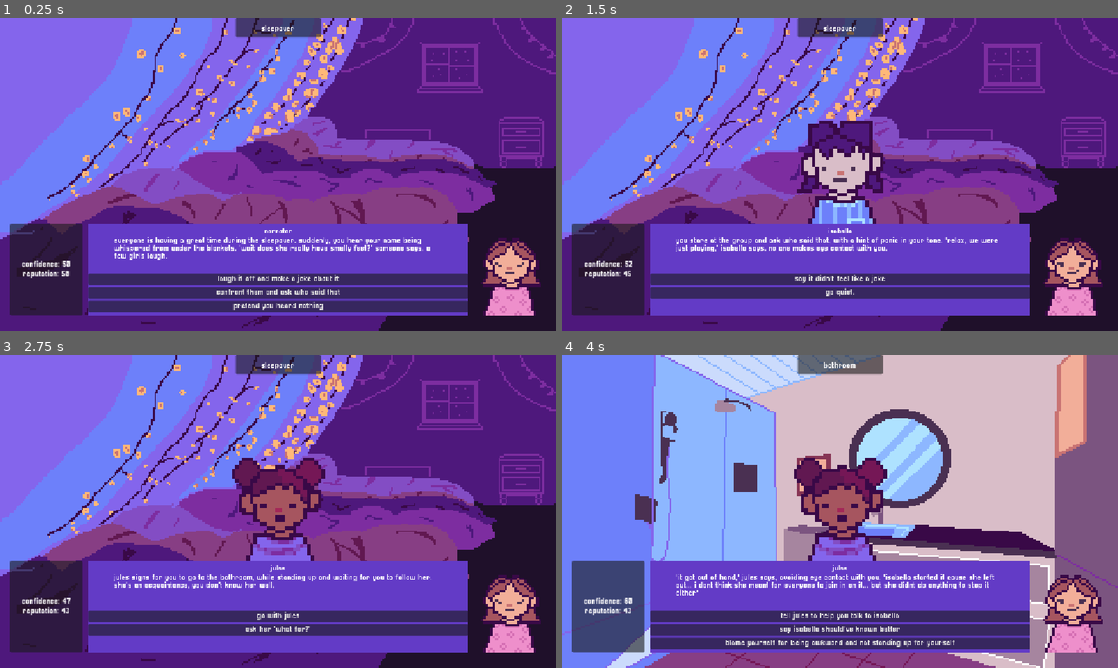
Above: before the commit, frames 1-4 (two rows, left to right).
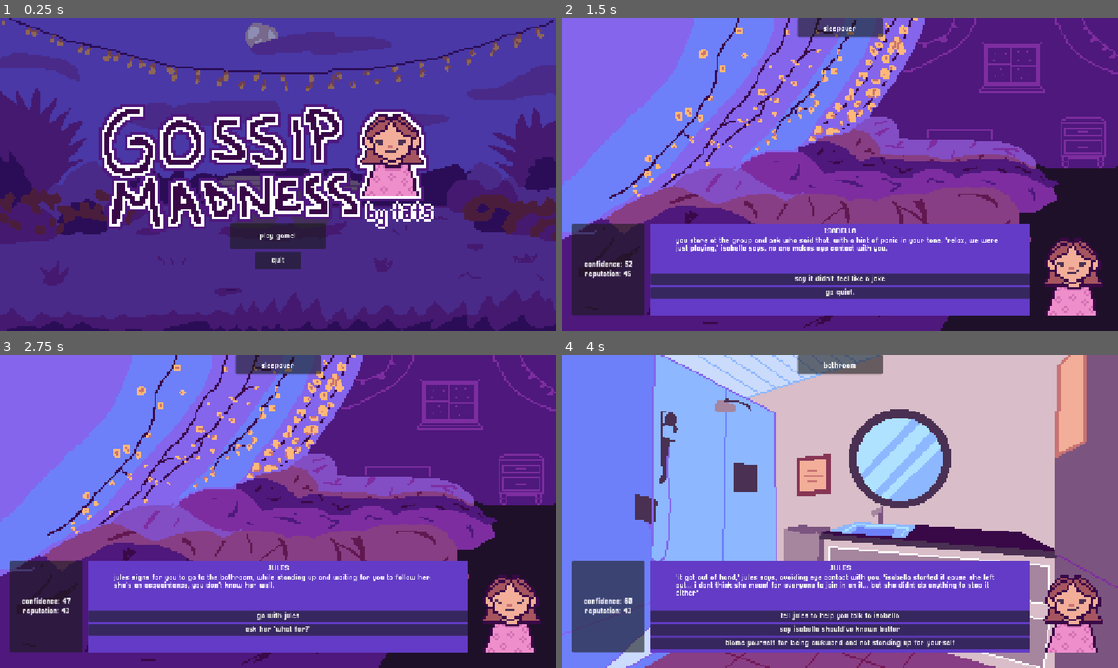
Above: after the commit, the same moments.

Repository: itsbeesfan/gossip-madness
Game: Godot game, scene res://scenes/start.tscn
Two runs of this game, one before a commit and one after it. Both use one fixed random seed, a clock stepped at 60 frames per second and the inputs below. Before the commit the project starts from res://scenes/main.tscn.
Inputs (mouse positions are in pixels of both pictures, inside the frame that each line leads up to):
- Up to frame 1 (0.25 s): no input
- Up to frame 2 (1.5 s): click (840, 237) at 0.5 s, where only the run after the commit has a clickable "play game!"; click "confront them and ask who sai…" at 1.25 s
- Up to frame 3 (2.75 s): click "go quiet." at 2 s
- Up to frame 4 (4 s): click "go with jules" at 2.75 s; click "breathe in and steady yourself" at 3.5 s

The runs differ from the first frame. In frame 1, 92% of the frame differs, in the area x 0-100%, y 0-100%; in frame 2, 3.9%; in frame 3, 3.8%; in frame 4, 3.8%.

Commit message:
final game!

Diff:
--- a/gossip-madness/project.godot
+++ b/gossip-madness/project.godot
@@ -11,7 +11,7 @@
 [application]
 
 config/name="gossip-madness"
-run/main_scene="uid://la7gniwu0lwq"
+run/main_scene="uid://ctmbtjflbjmdj"
 config/features=PackedStringArray("4.5", "GL Compatibility")
 config/icon="res://icon.svg"
 
--- a/gossip-madness/scenes/main.tscn
+++ b/gossip-madness/scenes/main.tscn
@@ -1,8 +1,10 @@
-[gd_scene load_steps=7 format=3 uid="uid://la7gniwu0lwq"]
+[gd_scene load_steps=9 format=3 uid="uid://la7gniwu0lwq"]
 
 [ext_resource type="Script" uid="uid://lof8ga5e65bt" path="res://scripts/main.gd" id="1_o5qli"]
 [ext_resource type="FontFile" uid="uid://n0226bui3e0k" path="res://resources/Pixellari.ttf" id="2_0wfyh"]
 [ext_resource type="Theme" uid="uid://n631j18hjchi" path="res://resources/main.tres" id="3_sugp2"]
+[ext_resource type="AudioStream" uid="uid://c1cc6yt0r5ie7" path="res://resources/kissan4-cozy-rainfall-350614.mp3" id="4_jyhfs"]
+[ext_resource type="AudioStream" uid="uid://bn6vcw5210d4x" path="res://resources/creatorshome-select-003-337609.mp3" id="5_tbgi4"]
 
 [sub_resource type="StyleBoxFlat" id="StyleBoxFlat_o5qli"]
 bg_color = Color(0.3896266, 0.23337692, 0.7773921, 1)
@@ -174,3 +176,13 @@
 offset_top = -93.696045
 offset_right = 78.07202
 offset_bottom = 96.303955
+
+[node name="music" type="AudioStreamPlayer" parent="."]
+stream = ExtResource("4_jyhfs")
+volume_db = -12.32
+autoplay = true
+
+[node name="sfx" type="AudioStreamPlayer" parent="."]
+stream = ExtResource("5_tbgi4")
+volume_db = -3.67
+pitch_scale = 0.89
--- /dev/null
+++ b/gossip-madness/scenes/start.gd
@@ -0,0 +1,20 @@
+extends Control
+
+@onready var sfx = $sfx
+
+# Called when the node enters the scene tree for the first time.
+func _ready() -> void:
+	pass # Replace with function body.
+
+
+# Called every frame. 'delta' is the elapsed time since the previous frame.
+func _process(delta: float) -> void:
+	pass
+
+
+func _on_play_pressed() -> void:
+	get_tree().change_scene_to_file("res://scenes/main.tscn")
+
+
+func _on_quit_pressed() -> void:
+	get_tree().quit()
--- a/gossip-madness/scenes/start.tscn
+++ b/gossip-madness/scenes/start.tscn
@@ -1,15 +1,19 @@
-[gd_scene load_steps=3 format=3 uid="uid://ctmbtjflbjmdj"]
+[gd_scene load_steps=6 format=3 uid="uid://ctmbtjflbjmdj"]
 
+[ext_resource type="Script" uid="uid://bjgnwiy683dx5" path="res://scenes/start.gd" id="1_0auqf"]
 [ext_resource type="Texture2D" uid="uid://tebkcdwilcdb" path="res://backgrounds/backyard-bg.png" id="1_u80x2"]
 [ext_resource type="Theme" uid="uid://n631j18hjchi" path="res://resources/main.tres" id="2_bodal"]
+[ext_resource type="Texture2D" uid="uid://bb3rng7ivplrw" path="res://resources/gossip-madness-logot.png" id="2_kdmts"]
+[ext_resource type="AudioStream" uid="uid://bn6vcw5210d4x" path="res://resources/creatorshome-select-003-337609.mp3" id="5_0auqf"]
 
-[node name="Control" type="Control"]
+[node name="start" type="Control"]
 layout_mode = 3
 anchors_preset = 15
 anchor_right = 1.0
 anchor_bottom = 1.0
 grow_horizontal = 2
 grow_vertical = 2
+script = ExtResource("1_0auqf")
 
 [node name="background" type="TextureRect" parent="."]
 modulate = Color(0.5534711, 0.55272704, 0.7013062, 1)
@@ -23,7 +27,25 @@
 texture = ExtResource("1_u80x2")
 stretch_mode = 4
 
+[node name="TextureRect" type="TextureRect" parent="."]
+texture_filter = 1
+layout_mode = 1
+anchors_preset = 8
+anchor_left = 0.5
+anchor_top = 0.5
+anchor_right = 0.5
+anchor_bottom = 0.5
+offset_left = -450.15454
+offset_top = -246.0
+offset_right = 450.15454
+offset_bottom = 246.0
+grow_horizontal = 2
+grow_vertical = 2
+texture = ExtResource("2_kdmts")
+stretch_mode = 4
+
 [node name="play" type="Button" parent="."]
+texture_filter = 1
 layout_mode = 1
 anchors_preset = -1
 anchor_left = 0.5
@@ -39,34 +61,27 @@
 theme = ExtResource("2_bodal")
 text = "play game!"
 
-[node name="options" type="Button" parent="."]
+[node name="quit" type="Button" parent="."]
+texture_filter = 1
 layout_mode = 1
 anchors_preset = -1
-anchor_left = 0.45800003
-anchor_top = 0.776
-anchor_right = 0.45800003
-anchor_bottom = 0.776
-offset_left = -52.116028
-offset_top = -17.848022
-offset_right = 44.383972
-offset_bottom = 17.151978
-grow_horizontal = 2
-grow_vertical = 0
-theme = ExtResource("2_bodal")
-text = "options"
-
-[node name="quit" type="Button" parent="."]
-layout_mode = 1
-anchors_preset = -1
-anchor_left = 0.544
+anchor_left = 0.5
 anchor_top = 0.77500004
-anchor_right = 0.544
+anchor_right = 0.5
 anchor_bottom = 0.77500004
-offset_left = -47.68805
+offset_left = -48.0
 offset_top = -17.200012
-offset_right = 48.31195
+offset_right = 48.0
 offset_bottom = 17.799988
 grow_horizontal = 2
 grow_vertical = 0
 theme = ExtResource("2_bodal")
 text = "quit"
+
+[node name="sfx" type="AudioStreamPlayer" parent="."]
+stream = ExtResource("5_0auqf")
+volume_db = -3.67
+pitch_scale = 0.89
+
+[connection signal="pressed" from="play" to="." method="_on_play_pressed"]
+[connection signal="pressed" from="quit" to="." method="_on_quit_pressed"]
--- a/gossip-madness/scripts/main.gd
+++ b/gossip-madness/scripts/main.gd
@@ -15,6 +15,7 @@
 @onready var reputation_label = $stats/VBoxContainer/reputation
 @onready var avatar_animation = $avatar
 @onready var speaker_animation = $speaker
+@onready var sfx = $sfx
 
 # assets load i guess
 
@@ -34,7 +35,7 @@
 var story = {
 	"scene_1": {
 		"location": "sleepover",
-		"speaker": "narrator",
+		"speaker": "NARRATOR",
 		"text": "everyone is having a great time during the sleepover. suddenly, you hear your name being whispered from under the blankets. 'wait does she really have smelly feet?' someone says. a few girls laugh.",
 		"choices": [
 			{"label": "laugh it off and make a joke about it", "confidence": 5, "reputation": 9, "next": "sleepover_joke"},
@@ -45,7 +46,7 @@
 
 	"sleepover_joke": {
 		"location": "sleepover",
-		"speaker": "you",
+		"speaker": "NARRATOR",
 		"text": "you grin and get closer to the group. 'OH NO YOU EXPOSED ME.' a few people laugh with you instead of at you. it seems to be over, until you hear more whispering across the room.",
 		"choices": [
 			{"label": "ignore it and redirect attention with a crazy story", "confidence": 8, "reputation": 10, "next": "sleepover_change"},
@@ -55,7 +56,7 @@
 
 	"sleepover_confrontation": {
 		"location": "sleepover",
-		"speaker": "isabella",
+		"speaker": "ISABELLA",
 		"text": "you stare at the group and ask who said that, with a hint of panic in your tone. 'relax, we were just playing,' isabella says. no one makes eye contact with you.",
 		"choices": [
 			{"label": "say it didn't feel like a joke", "confidence": 8, "reputation": 6, "next": "sleepover_change"},
@@ -65,7 +66,7 @@
 
 	"sleepover_silence": {
 		"location": "sleepover",
-		"speaker": "you",
+		"speaker": "YOU",
 		"text": "you don't say anything, and somehow, the rumor evolves into 'she never showers.' well damn.",
 		"choices": [
 			{"label": "call your bestie for backup", "confidence": 6, "reputation": 5, "next": "sleepover_change"},
@@ -75,7 +76,7 @@
 
 	"sleepover_change": {
 		"location": "sleepover",
-		"speaker": "jules",
+		"speaker": "JULES",
 		"text": "jules signs for you to go to the bathroom, while standing up and waiting for you to follow her. she's an acquaintance, you don't know her well.",
 		"choices": [
 			{"label": "go with jules", "confidence": 5, "reputation": 0, "next": "bathroom_one"},
@@ -85,7 +86,7 @@
 
 	"bathroom_one": {
 		"location": "bathroom",
-		"speaker": "narrator",
+		"speaker": "NARRATOR",
 		"text": "the bathroom is bright, and yet, quiet. people have left their makeup, toiletries. you look in the mirror, and you're pale as a ghost.",
 		"choices": [
 			{"label": "breathe in and steady yourself", "confidence": 8, "reputation": 0, "next": "bathroom_talk"},
@@ -95,7 +96,7 @@
 
 	"bathroom_talk": {
 		"location": "bathroom",
-		"speaker": "jules",
+		"speaker": "JULES",
 		"text": "'it got out of hand,' jules says, avoiding eye contact with you. 'isabella started it cause she left out... i dont think she meant for everyone to join in on it... but she didnt do anything to stop it either'",
 		"choices": [
 			{"label": "tell jules to help you talk to isabella", "confidence": 10, "reputation": 10, "next": "bathroom_truth"},
@@ -106,7 +107,7 @@
 
 	"bathroom_truth": {
 		"location": "bathroom",
-		"speaker": "jules",
+		"speaker": "JULES",
 		"text": "'i dont think its your fault.' jules interrupts you. 'sorry..., and people do get weird when they want attention.' she glances towards the door. 'theyre gonna head out to the backyard.'",
 		"choices": [
 			{"label": "go outside to face it", "confidence": 10, "reputation": 7, "next": "backyard_one"},
@@ -116,7 +117,7 @@
 
 	"backyard_one": {
 		"location": "backyard",
-		"speaker": "narrator",
+		"speaker": "NARRATOR",
 		"text": "it's dark. string lights glow over the backyard. the whispers are softer now, but they're still there...",
 		"choices": [
 			{"label": "sit with the group and slowly rejoin", "confidence": 5, "reputation": 5, "next": "backyard_choice"},
@@ -127,7 +128,7 @@
 
 	"backyard_choice": {
 		"location": "backyard",
-		"speaker": "ariana",
+		"speaker": "ARIANA",
 		"text": "'noelle... it wasn't anything personal...' ariana says, while looking around. 'i was just messing around, it got out of hand. i... i guess im sorry.",
 		"choices": [
 			{"label": "set boundaries but accept the apology", "confidence": 15, "reputation": 15, "next": "ending"},
@@ -138,7 +139,7 @@
 
 	"ending": {
 		"location": "backyard",
-		"speaker": "narrator",
+		"speaker": "NARRATOR",
 		"text": "",
 		"choices": []
 	}
@@ -179,7 +180,11 @@
 	button.custom_minimum_size = Vector2(0,16)
 
 	var local_choice = choice_data
-	button.pressed.connect(func(): choose_option(local_choice))
+	button.pressed.connect(func():
+		sfx.play()
+		choose_option(local_choice))
+
+
 	choices_box.add_child(button)
 
 func choose_option(choice_data):
Not shown, added: gossip-madness/resources/creatorshome-select-003-337609.mp3.import
Binary file added: gossip-madness/resources/gossip-madness-logot.png
Not shown, added: gossip-madness/resources/gossip-madness-logot.png.import
Not shown, added: gossip-madness/resources/kissan4-cozy-rainfall-350614.mp3.import
Not shown, added: gossip-madness/scenes/start.gd.uid
Not shown, added: gossip-madness/resources/creatorshome-select-003-337609.mp3
Not shown, added: gossip-madness/resources/kissan4-cozy-rainfall-350614.mp3
